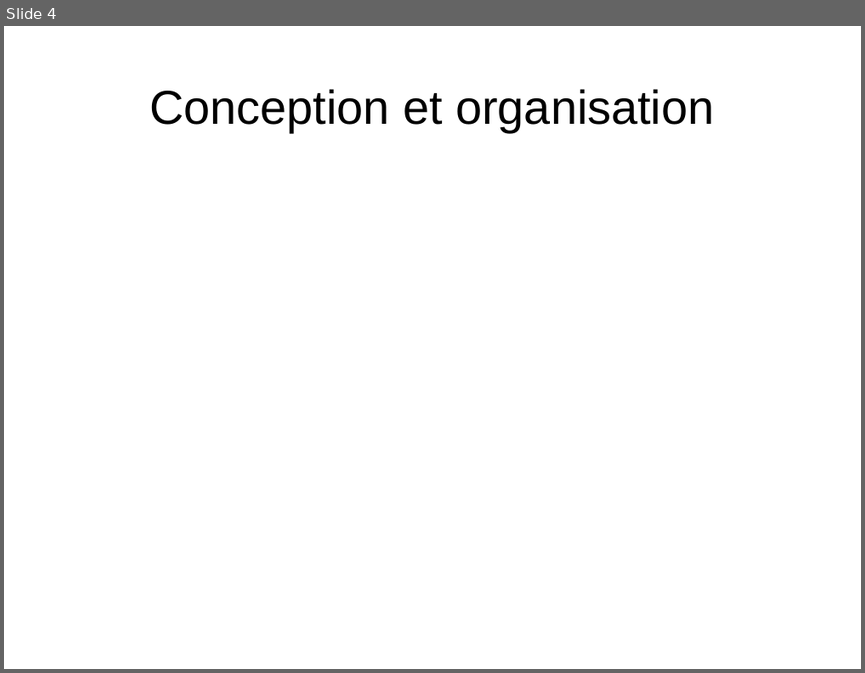
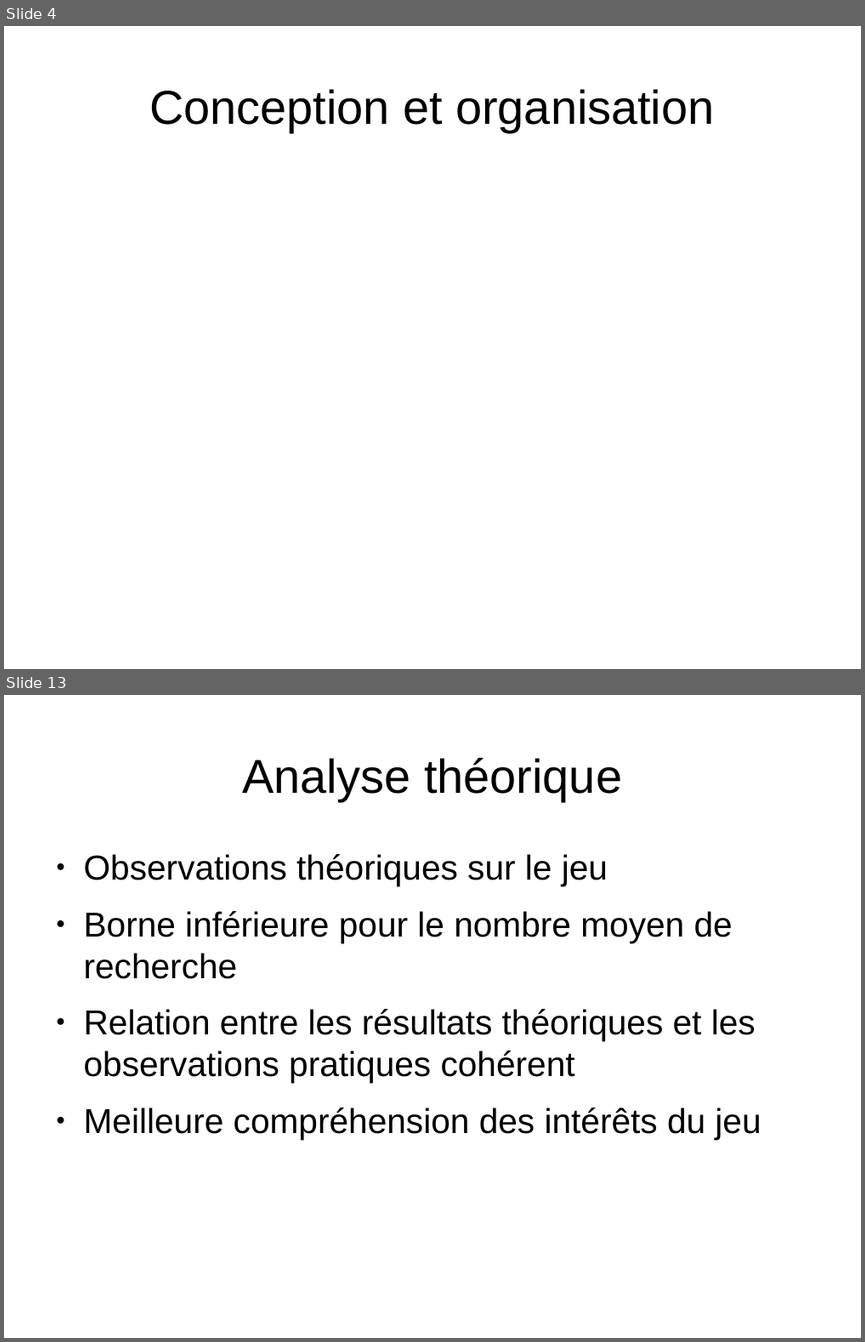
Before and after one commit to medrimonia/PFA-Nethack, a slide deck: papers/soutenance/soutenance.odp. Shown one above the other, each under a label of ours: slide 4 before the commit, slides 4 and 13 after it; the slides between them are not shown. The pictures are 865x673 and 865x1342 pixels, drawn with LibreOffice and Linux fonts; fonts in the diff are those of the drawing. Boxes give left, top, right and bottom in pixels: in the first picture for what was removed or moved away, otherwise in the second. Text is boxed around its words. In the diff, an @@ line names an element or a change of style, - is before the commit and + after.

Commit message:
Ajout pour soutenance : BDD, analyse théorique, génération graphiques

```diff
--- a/papers/soutenance/soutenance.odp
+++ b/papers/soutenance/soutenance.odp
@@ slide 13 added at [4, 695, 861, 1338], background #FFFFFF @@
@@ title added at [242, 758, 622, 801], 44 pt, text #000000 @@
+Analyse théorique
@@ text added at [84, 854, 760, 1140], 32 pt, text #000000 @@
+● Observations théoriques sur le jeu
+● Borne inférieure pour le nombre moyen de recherche
+● Relation entre les résultats théoriques et les observations pratiques cohérent
+● Meilleure compréhension des intérêts du jeu
```
Also in this commit, not shown: 1 slide changed, 9 other slides added.
